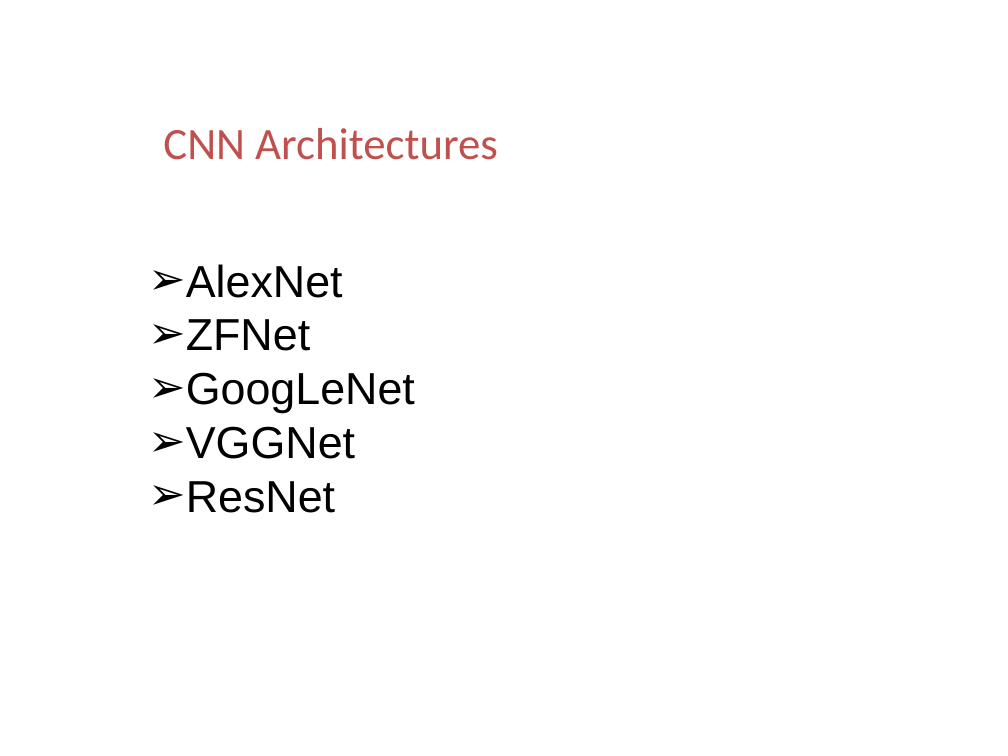
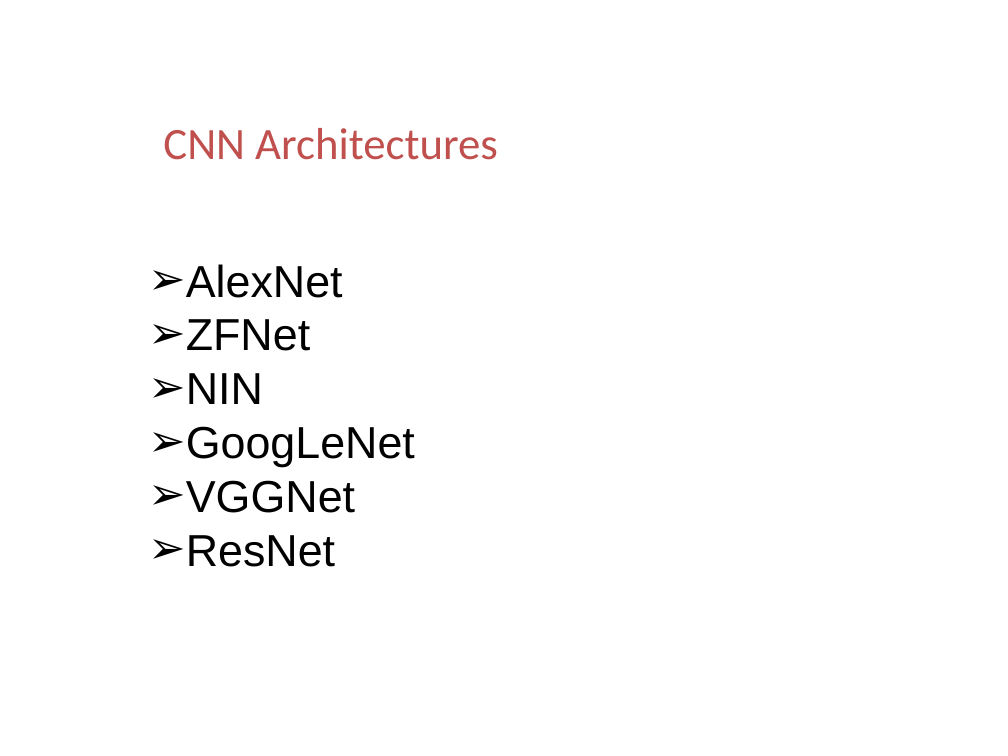
Before and after one commit to ttomchy/CV_2Project, a slide deck: slide 6 of presentation.pptx. Drawn at 1008x756 pixels with LibreOffice and Linux fonts; fonts in the diff are those of the drawing; background and template pictures are left out. Boxes give left, top, right and bottom in pixels: in the first picture for what was removed or moved away, otherwise in the second. Text is boxed around its words. In the diff, an @@ line names an element or a change of style, - is before the commit and + after.

Commit message:
add ppt files

```diff
--- a/presentation.pptx
+++ b/presentation.pptx
@@ text at box(186, 373, 263, 404): paragraph added @@
+➢ NIN
```
